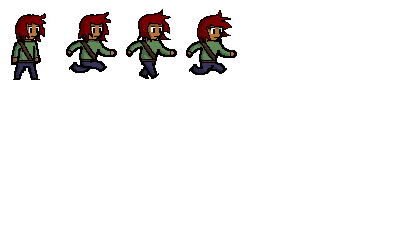
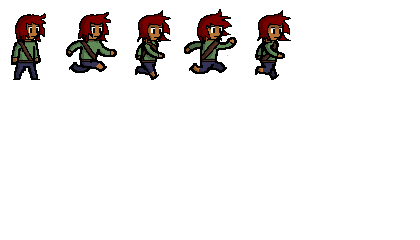
Comparing the layer stacks of the two 420 × 240 images. Changes:
painted on "shading" over box(76, 10, 283, 78)
painted on "hair outline" over box(137, 9, 291, 44)
painted on "hair coloring" over box(139, 10, 289, 42)
renamed "outlines" to "details", showed it, opacity 69% → 100%, moved it above "outlines", painted on it over box(76, 11, 291, 80)
painted on "outlines" over box(126, 14, 285, 80)
painted on "coloring" over box(96, 16, 285, 78)
